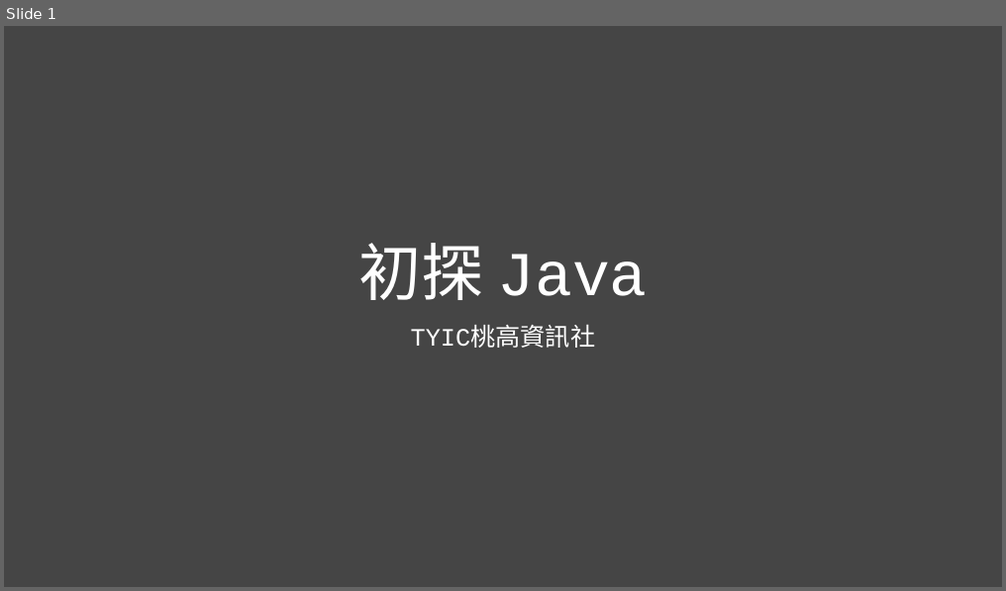
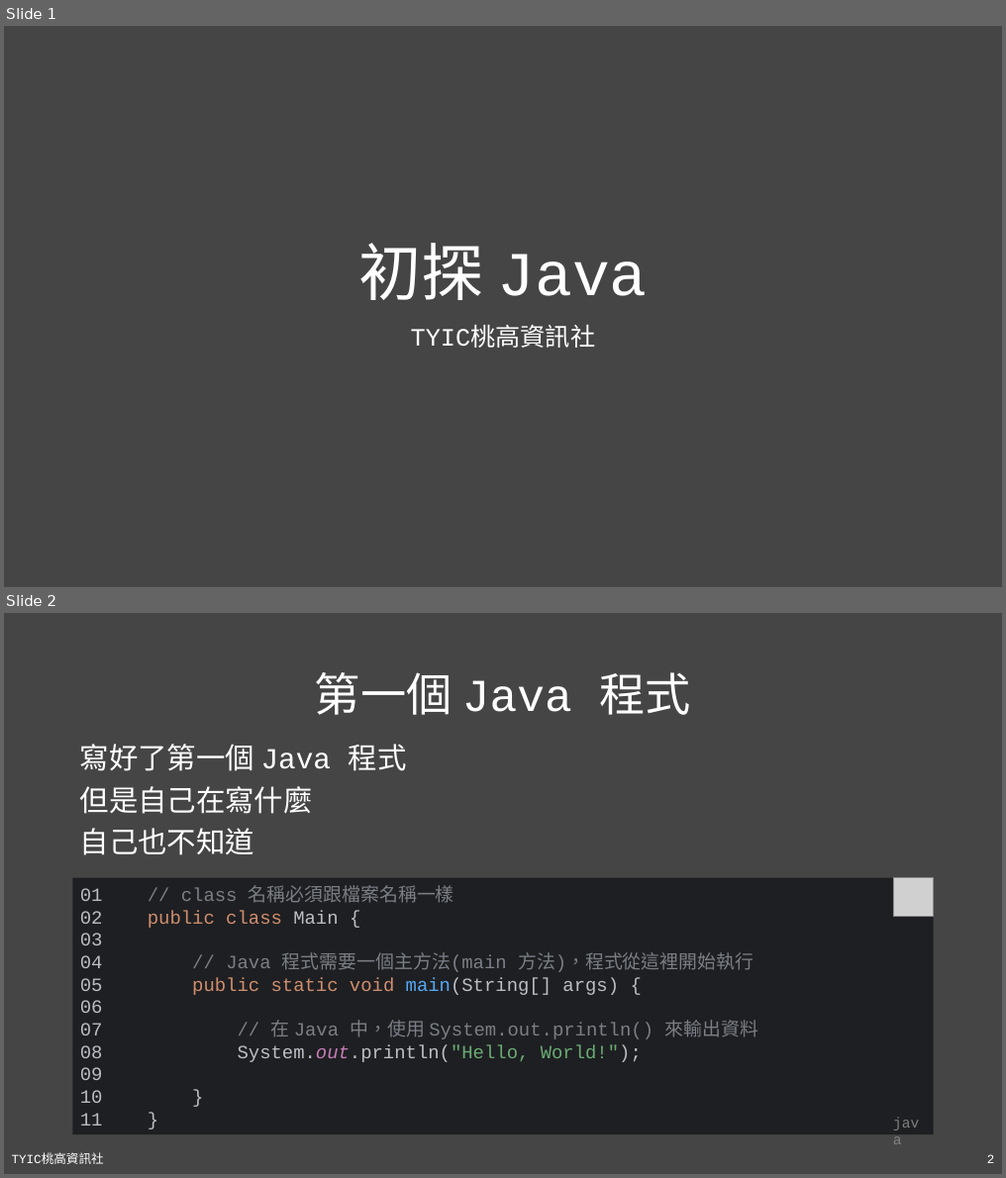
Before and after one commit to TYSHIC/slides, a slide deck: powerpoint/04_初探Java.pptx. Shown one above the other, each under a label of ours: slide 1 before the commit, slides 1 and 2 after it. The pictures are 1006x591 and 1006x1178 pixels, drawn with LibreOffice and Linux fonts; fonts in the diff are those of the drawing; grey boxes stand for pictures. Boxes give left, top, right and bottom in pixels: in the first picture for what was removed or moved away, otherwise in the second. Text is boxed around its words. In the diff, an @@ line names an element or a change of style, - is before the commit and + after.

```diff
--- a/powerpoint/04_初探Java.pptx
+++ b/powerpoint/04_初探Java.pptx
@@ slide 2 added at <box>4,613,1002,1174</box>, background #454545 @@
@@ title added at <box>315,672,691,715</box>, 44 pt, text #FFFFFF @@
+第一個 Java 程式
@@ text added at <box>80,744,407,856</box>, 28 pt, text #FFFFFF @@
+寫好了第一個 Java 程式
+但是自己在寫什麼
+自己也不知道
@@ rectangle added at <box>73,878,934,1135</box>, fill #1E1F22, 18 pt, text #7A7E85 @@
+01 // class 名稱必須跟檔案名稱一樣
+02 public class Main {
+03
+04 // Java 程式需要一個主方法(main 方法)，程式從這裡開始執行
+05 public static void main(String[] args) {
+06
+07 // 在 Java 中，使用 System.out.println() 來輸出資料
+08 System.out.println("Hello, World!");
+09
+10 }
+11 }
@@ picture added at <box>894,878,934,917</box> @@
@@ text added at <box>886,1110,934,1136</box>, 14 pt, text #808080 @@
+java
@@ text added at <box>12,1155,104,1164</box>, 12 pt, text #FFFFFF @@
+TYIC桃高資訊社
@@ page number added at <box>987,1155,995,1163</box>, 12 pt, text #FFFFFF @@
+2
```
Also in this commit, not shown: 4 slides changed, 7 other slides added, 4 other files.
